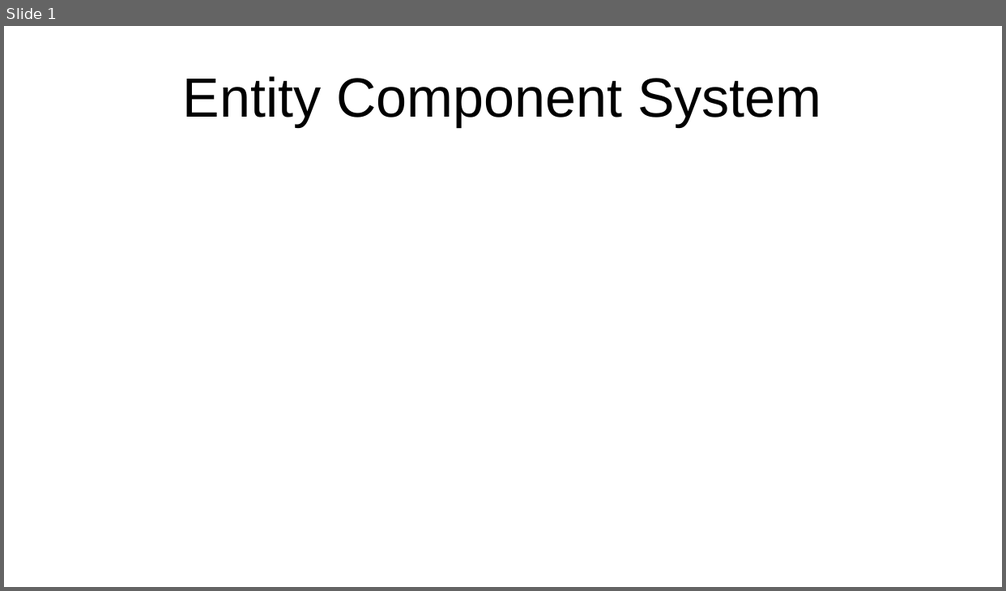
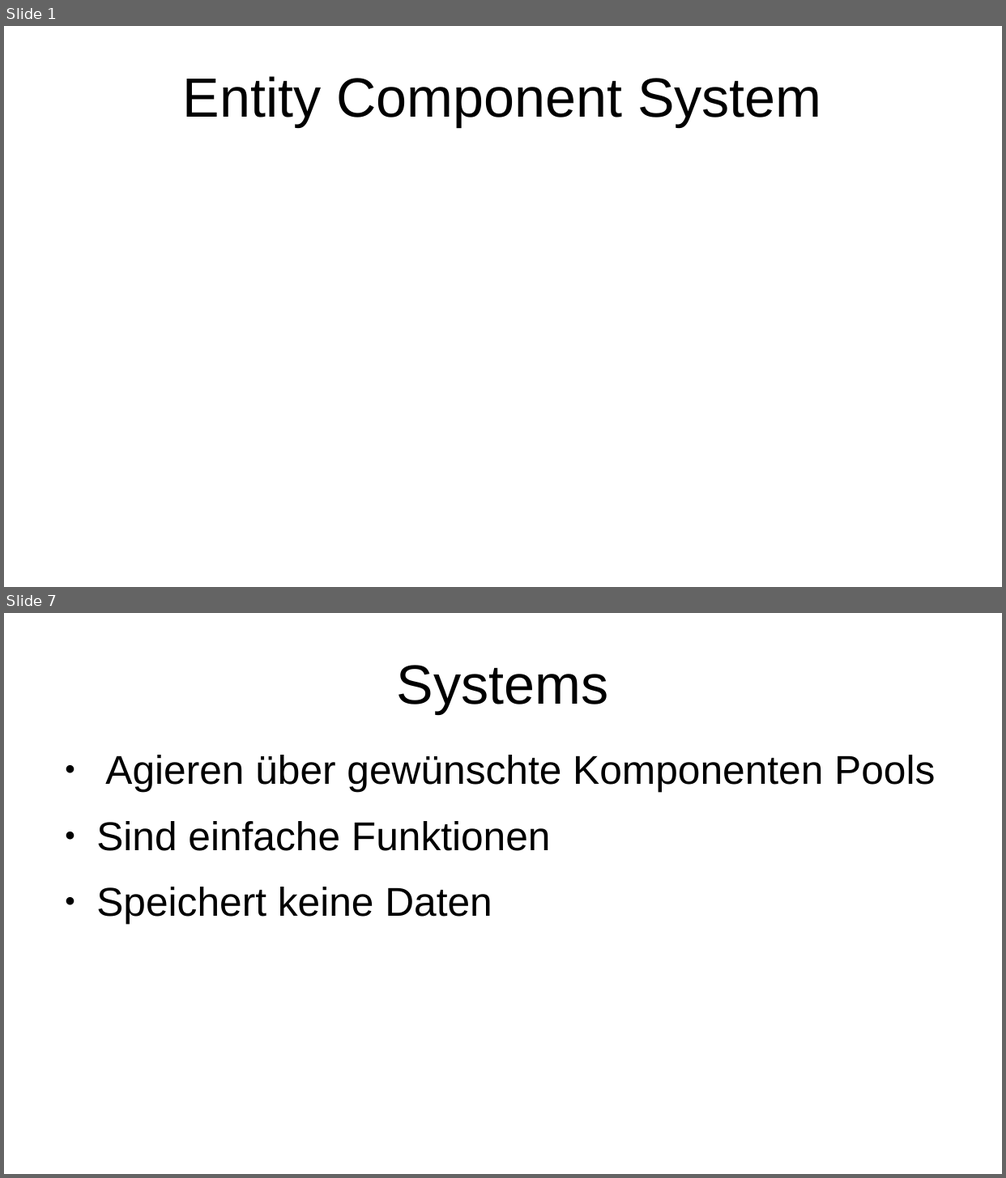
Before and after one commit to AcaciusFaelan/ecs, a slide deck: doc/ecs_presentation.odp. Shown one above the other, each under a label of ours: slide 1 before the commit, slides 1 and 7 after it; the slides between them are not shown. The pictures are 1006x591 and 1006x1178 pixels, drawn with LibreOffice and Linux fonts; fonts in the diff are those of the drawing. Boxes give left, top, right and bottom in pixels: in the first picture for what was removed or moved away, otherwise in the second. Text is boxed around its words. In the diff, an @@ line names an element or a change of style, - is before the commit and + after.

```diff
--- a/doc/ecs_presentation.odp
+++ b/doc/ecs_presentation.odp
@@ slide 7 added at [4, 613, 1002, 1174], background #FFFFFF @@
@@ title added at [397, 665, 609, 714], 44 pt, text #000000 @@
+Systems
@@ text added at [96, 755, 935, 924], 32 pt, text #000000 @@
+● Agieren über gewünschte Komponenten Pools
+● Sind einfache Funktionen
+● Speichert keine Daten
```
Also in this commit, not shown: 1 slide changed, 15 other slides added, 1 slide removed, 6 other files.
